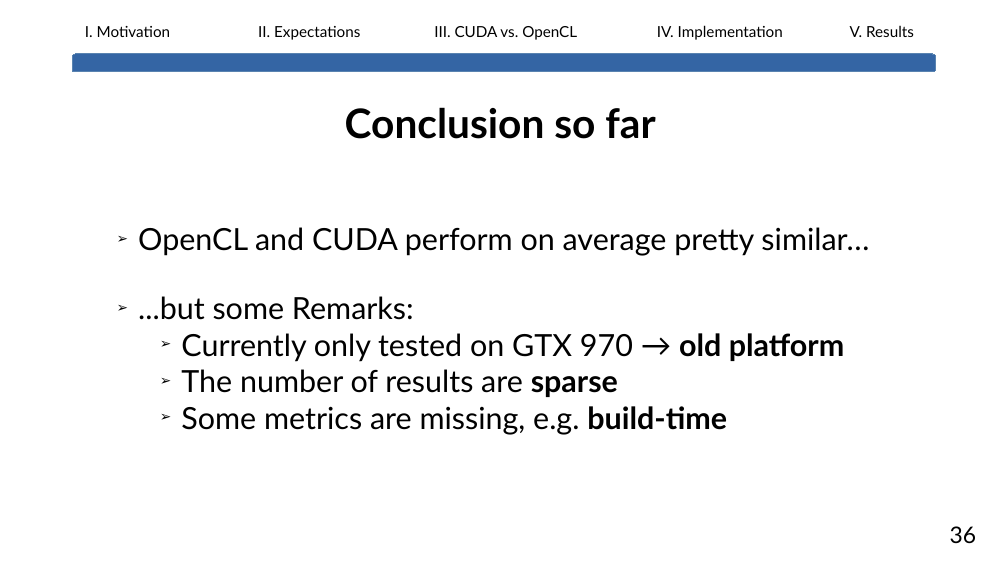
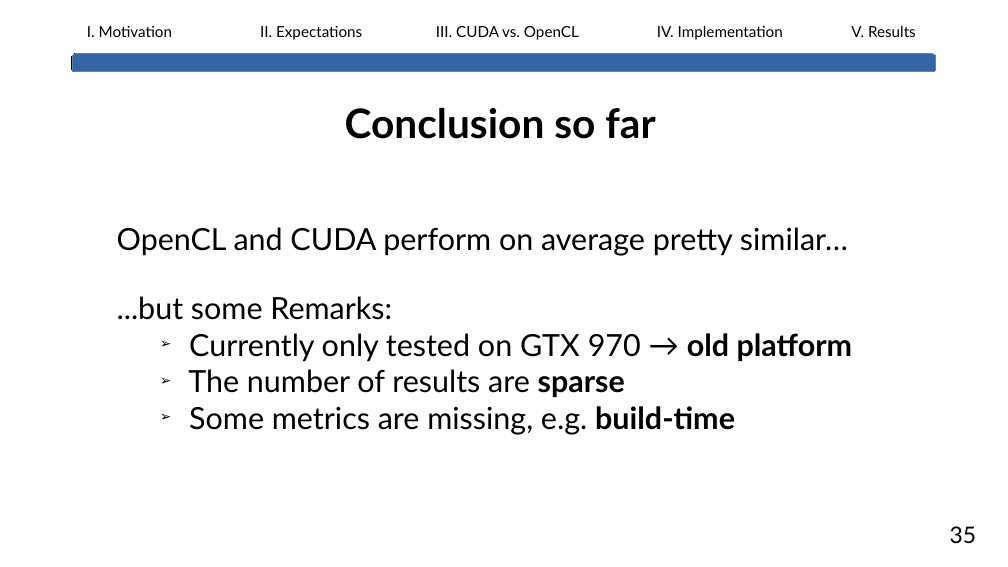
Before and after one commit to lhahner/opti-perf, a slide deck: slide 43 of docs/presentation/final-presentation.odp (slide 38 before the commit). Drawn at 1008x567 pixels with LibreOffice and Linux fonts; fonts in the diff are those of the drawing. Boxes give left, top, right and bottom in pixels: in the first picture for what was removed or moved away, otherwise in the second. Text is boxed around its words. In the diff, an @@ line names an element or a change of style, - is before the commit and + after.

```diff
--- a/docs/presentation/final-presentation.odp
+++ b/docs/presentation/final-presentation.odp
@@ rounded rectangle removed at [72,54,937,72] @@
@@ freeform shape added at [72,54,937,72], fill #FFFFFF, outline #000000 0 pt @@
@@ freeform shape added at [72,54,937,72], fill #3465A4, outline #5983B0 0 pt @@
@@ text "OpenCL and CUDA perform on ..." at [117,227,853,435]: bullet ➢ to none; indent changed @@
@@ text removed at [950,526,977,544] @@
-36
@@ text added at [950,526,977,544], 18 pt, text #000000 @@
+35
```
Also in this commit, not shown: 38 other slides changed, 5 slides added, 1 other file.
